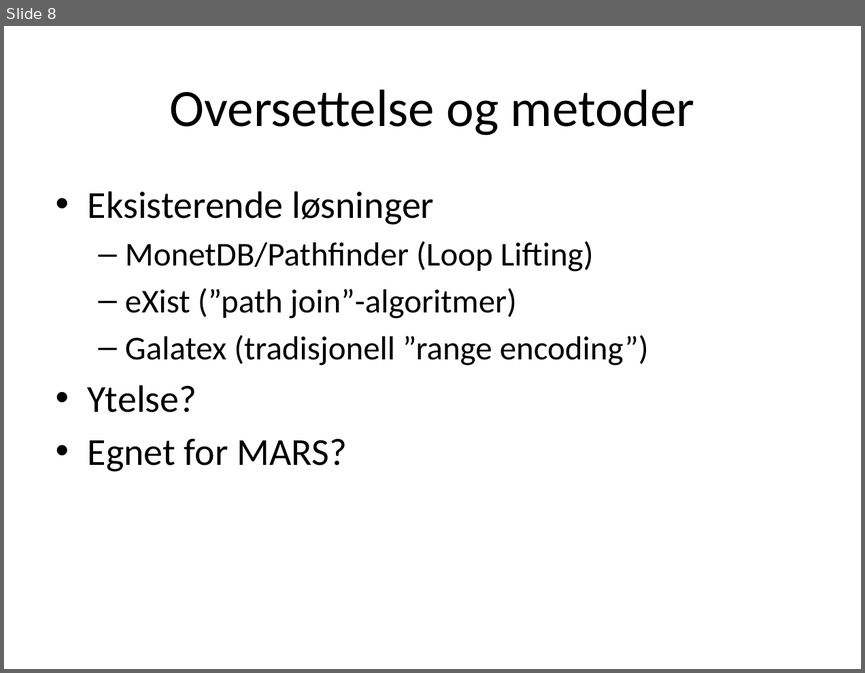
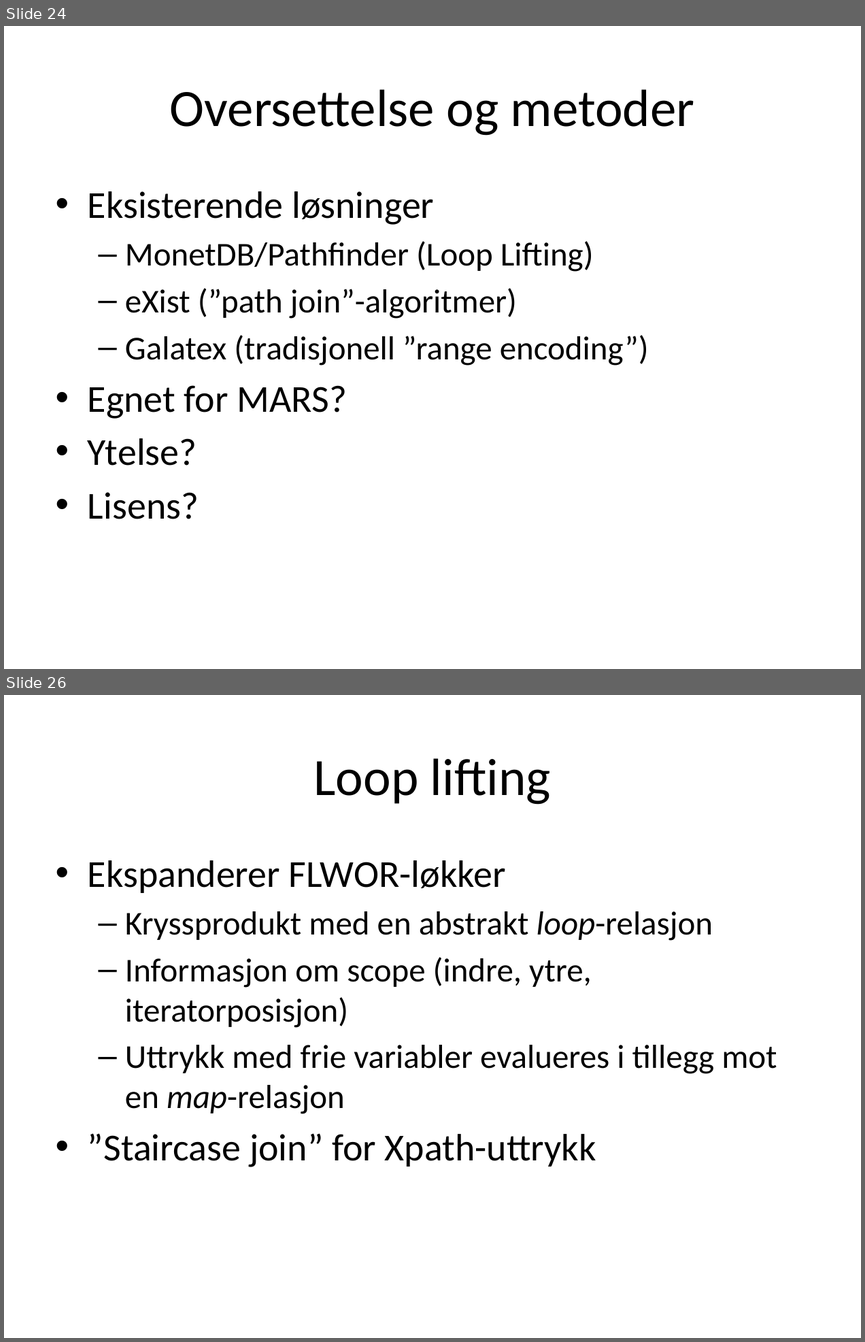
Before and after one commit to andrerav/xqft-parser, a slide deck: XQuery og relasjonell algebra.pptx. Shown one above the other, each under a label of ours: slide 8 before the commit, slides 24 and 26 after it; the slides between them are not shown. The pictures are 865x673 and 865x1342 pixels, drawn with LibreOffice and Linux fonts; fonts in the diff are those of the drawing. Boxes give left, top, right and bottom in pixels: in the first picture for what was removed or moved away, otherwise in the second. Text is boxed around its words. In the diff, an @@ line names an element or a change of style, - is before the commit and + after.

```diff
--- a/XQuery og relasjonell algebra.pptx
+++ b/XQuery og relasjonell algebra.pptx
@@ slide 26 added at (x1=4, y1=695, x2=861, y2=1338), background #FFFFFF @@
@@ title added at (x1=314, y1=758, x2=551, y2=804), 44 pt, text #000000 @@
+Loop lifting
@@ text added at (x1=88, y1=860, x2=776, y2=1167), 28 pt, text #000000 @@
+• Ekspanderer FLWOR-løkker
+  – Kryssprodukt med en abstrakt loop-relasjon
+  – Informasjon om scope (indre, ytre, iteratorposisjon)
+  – Uttrykk med frie variabler evalueres i tillegg mot en map-relasjon
+• ”Staircase join” for Xpath-uttrykk
@@ what was slide 8 is now slide 24 @@
@@ slide 24 changed as well @@
@@ text at (x1=88, y1=385, x2=347, y2=418): paragraph added @@
+• Egnet for MARS?
@@ text at (x1=88, y1=492, x2=198, y2=519): text changed @@
-• Egnet for MARS?
+• Lisens?
```
Also in this commit, not shown: 5 other slides changed, 21 other slides added.
